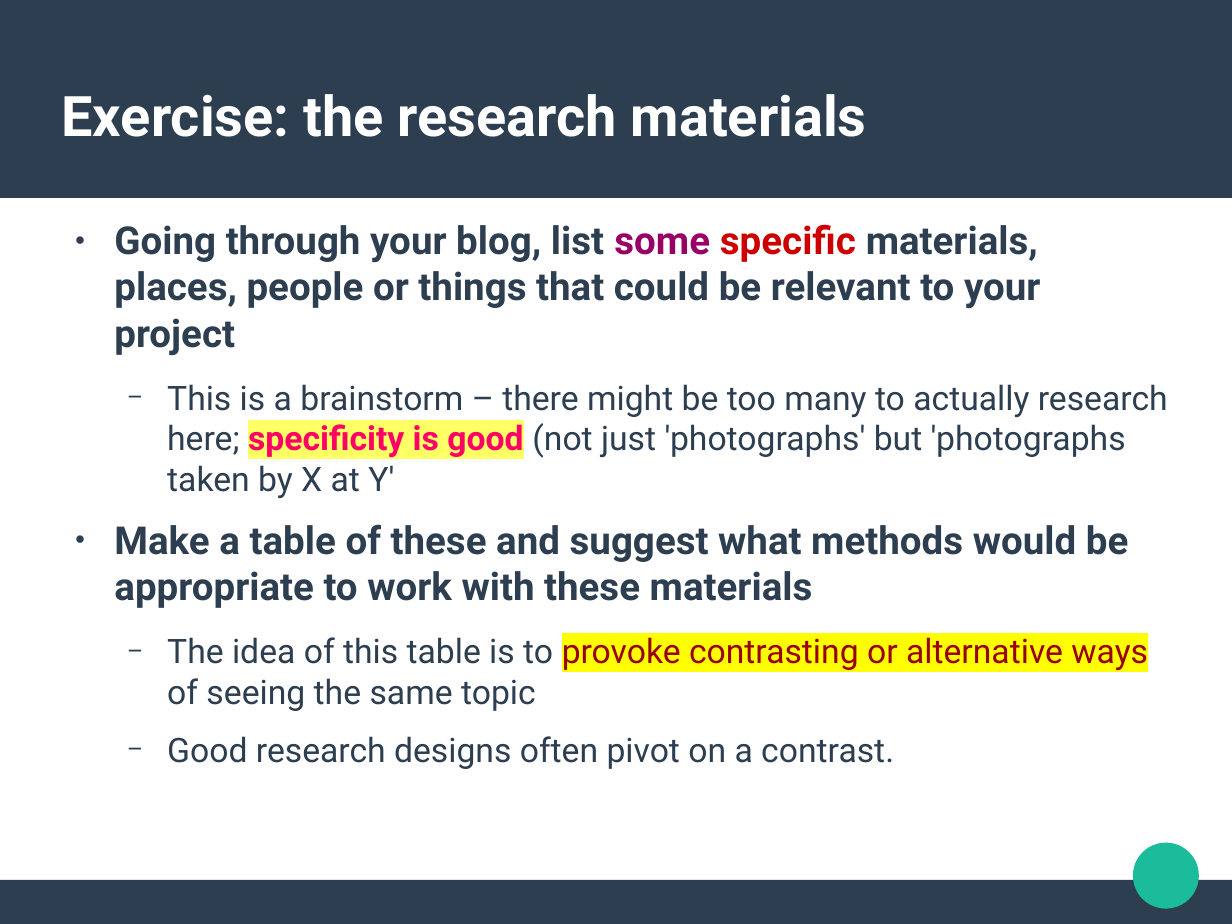
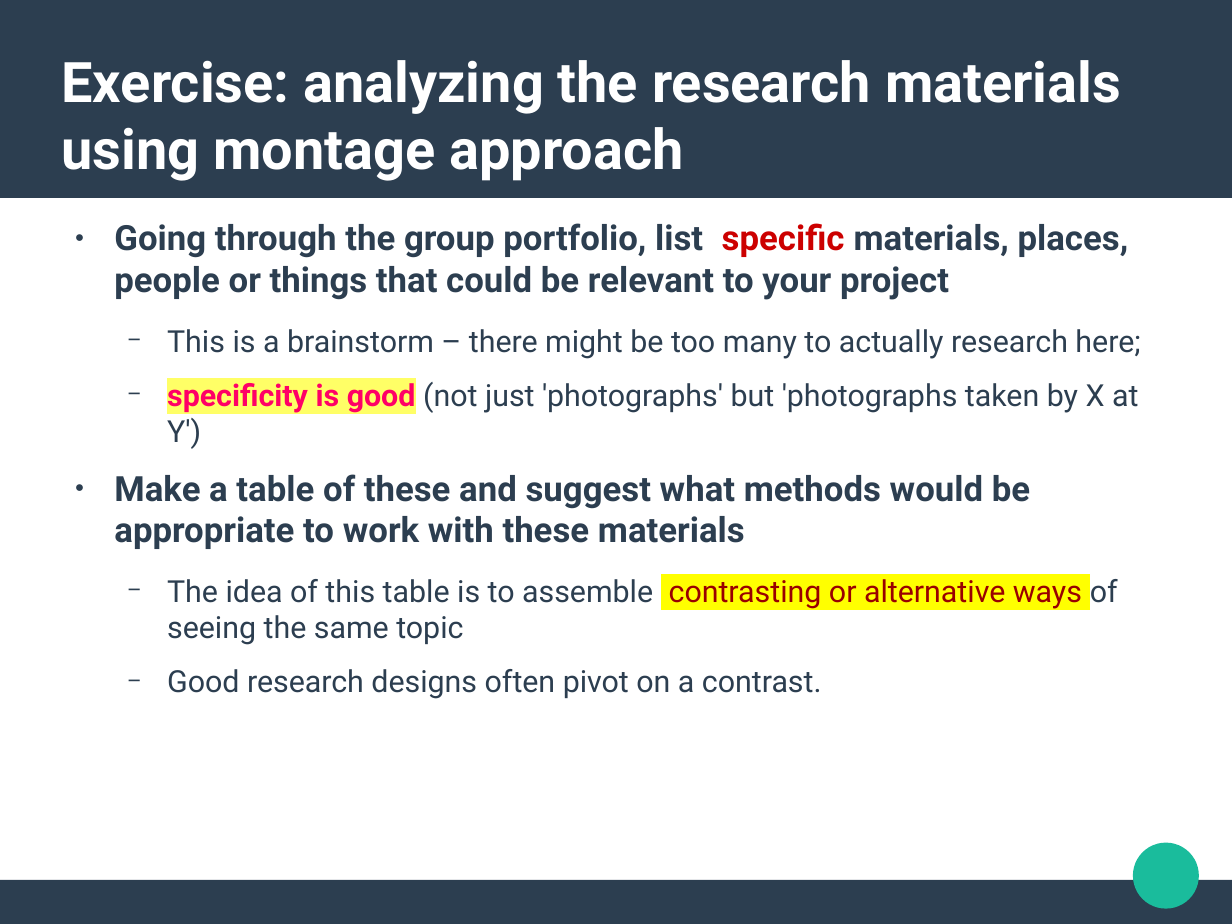
Before and after one commit to rian39/socl923, a slide deck: slide 17 of lectures/week8.odp. Drawn at 1232x924 pixels with LibreOffice and Linux fonts; fonts in the diff are those of the drawing. Boxes give left, top, right and bottom in pixels: in the first picture for what was removed or moved away, otherwise in the second. Text is boxed around its words. In the diff, an @@ line names an element or a change of style, - is before the commit and + after.

Commit message:
wk8 slides

```diff
--- a/lectures/week8.odp
+++ b/lectures/week8.odp
@@ title at (62,60,1121,181): text changed @@
-Exercise: the research materials
+Exercise: analyzing the research materials using montage approach
@@ text at (114,223,1140,449): text changed; size 21.7 to 19.6 pt @@
-● Going through your blog, list some specific materials, places, people or things that could be relevant to your project
-  − This is a brainstorm – there might be too many to actually research here; specificity is good (not just 'photographs' but 'photographs taken by X at Y'
+● Going through the group portfolio, list specific materials, places, people or things that could be relevant to your project
+  − This is a brainstorm – there might be too many to actually research here;
+  − specificity is good (not just 'photographs' but 'photographs taken by X at Y')
@@ text at (114,474,1030,699): size 24.8 to 22.4 pt in "Make a table of these and suggest ..."; size 21.7 to 19.6 pt in "Good research designs often pivot on a ..." @@
@@ text at (167,579,1118,645): text changed; size 21.7 to 19.6 pt @@
-  − The idea of this table is to provoke contrasting or alternative ways of seeing the same topic
+  − The idea of this table is to assemble contrasting or alternative ways of seeing the same topic
```
Also in this commit, not shown: 9 other slides changed, 3 slides added, 2 slides removed, 2 other files.
